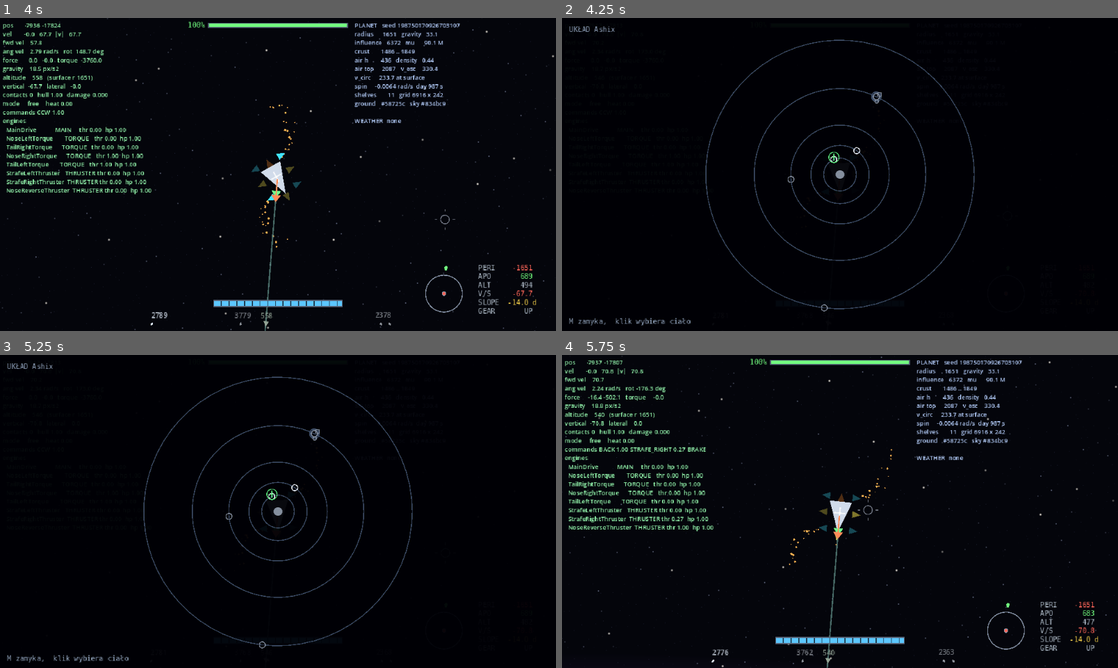
Above: before the commit, frames 1-4 (two rows, left to right).
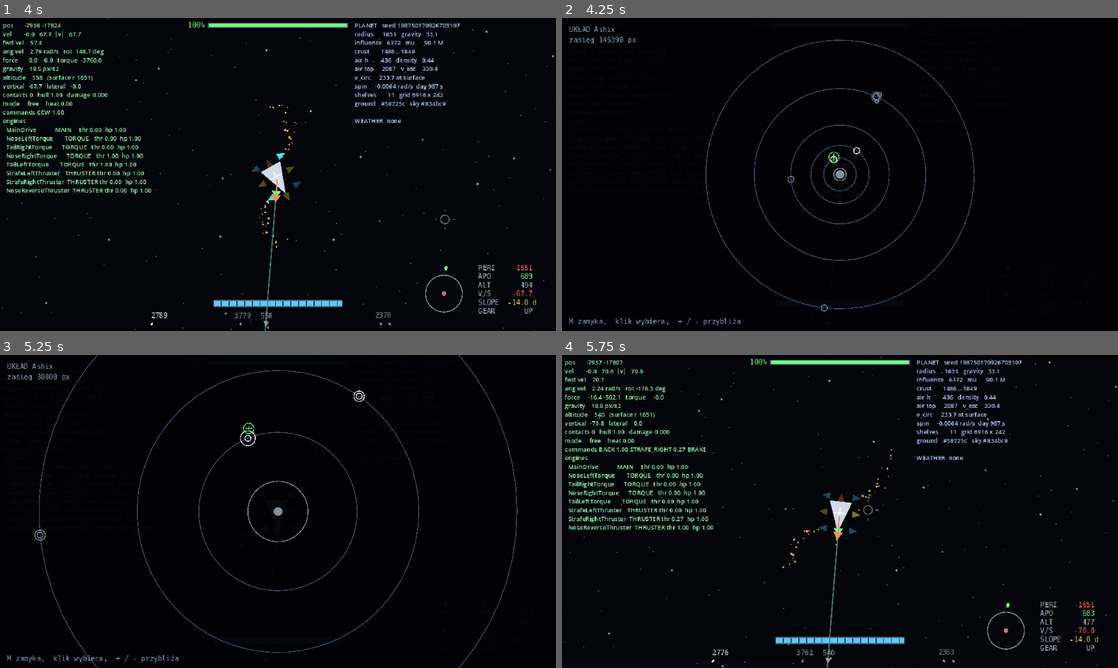
Above: after the commit, the same moments.

Repository: wroniasty/stardust
Game: Godot game, scene res://scenes/world.tscn
Two runs of this game, one before a commit and one after it. Both use one fixed random seed, a clock stepped at 60 frames per second and the inputs below.
Inputs (mouse positions are in pixels of both pictures, inside the frame that each line leads up to):
- Up to frame 1 (4 s): tap Enter (ui_accept) at 0.5, 0.77, 1.07 s; move the mouse to (400, 158) at 0.52 s; hold D (rotate_right) 0.53-1.25 s; hold = (camera_zoom_in) 0.53-1.25 s; click (400, 158) at 0.67 s; tap - (camera_zoom_out) at 0.8 s; drag from (166, 190) to (250, 237) at 1.27 s; move the mouse to (333, 105) at 2.02 s; hold D (rotate_right) 2.03-2.75 s; hold Enter (ui_accept) 2.03-2.75 s; tap = (camera_zoom_in) at 2.3 s; drag from (250, 237) to (111, 127) at 2.77 s; move the mouse to (444, 221) at 3.52 s; hold A (rotate_left) from 3.53 s (still down); hold Enter (ui_accept) from 3.53 s (still down); tap Left (camera_rotate_left) at 3.6 s
- Up to frame 2 (4.25 s): keep holding A (rotate_left); keep holding Enter (ui_accept); tap M (toggle_map) at 4.15 s
- Up to frame 3 (5.25 s): release A (rotate_left) at 4.25 s; release Enter (ui_accept) at 4.25 s; drag from (111, 464) to (194, 433) at 4.27 s; tap Enter (ui_accept) at 5 s; move the mouse to (305, 511) at 5.02 s; hold Z (brake) from 5.03 s (still down); hold = (camera_zoom_in) from 5.03 s (still down); click (305, 511) at 5.17 s
- Up to frame 4 (5.75 s): keep holding Z (brake); keep holding = (camera_zoom_in); tap - (camera_zoom_out) at 5.3 s; tap Escape (ui_cancel) at 5.65 s

Frame 1 is identical in both runs. In frame 2, 0.2% of the frame differs, in the area x 1-52%, y 6-99%; in frame 3, 3.3%, in the area x 1-94%, y 0-100%; in frame 4, nothing differs.

Commit message:
The map zooms, and Enter takes you there
Zoom is a reach in world pixels, not a magnification, and that is the
second attempt. A ladder of powers of four was written first and the
screenshot killed it: systems run from 41k to 302k pixels across, so the
same multiplier is a different view in every one of them -- x64 put a
moon half a screen off the edge because it landed on a system wider than
the one I had in mind. A reach means the same thing everywhere. The rungs
are the whole system, 30000, 7500 and 2000 px, and 7500 is "this planet
and its moons" in any system the generator can build.

Magnifying happens about whatever was picked, because about the star the
first step pushes the thing you just clicked off the edge. And a body
gets its real surface circle as soon as that is bigger than the marker
standing in for it: at system scale a planet is a tenth of a pixel and
the marker is all there is, at 7500 px it is the thing you are looking
at.

Enter teleports to the picked body, and the hints say (dev) because that
is what it is -- the same class of thing as the configurator's teleport
between landing shelves. Until M4 there is no crossing a system except by
flying it, and testing a streaming manager that way is testing it once an
hour. The destination is built synchronously through force_awake, which
is exactly the case that method exists for, and the ship arrives in a
circular orbit on the side it was already on so a teleport does not also
quietly turn the pilot around. Flown: 79269 px away to a 1577 px orbit,
state ORBIT.

That turned up a stale reference worth fixing. World.planet was whichever
planet was built at startup, which was fine while there was only ever
one; with bodies streaming in and out it means the configurator edits a
planet the pilot has left and a crater goes into the wrong world. The
world follows the nearest live globe now and rebinds the configurator to
it.

725 assertions, no errors.

Co-Authored-By: Claude Opus 5 <noreply@anthropic.com>

Diff:
--- a/scripts/system_map.gd
+++ b/scripts/system_map.gd
@@ -54,6 +54,20 @@
 ## How close a click has to land to pick a body, in screen pixels.
 const PICK_RADIUS: float = 9.0
 
+## How far the map reaches, in world pixels from its middle. Zero is the
+## whole system.
+##
+## Spans rather than magnifications, and that is the second attempt. A
+## ladder of multipliers was tried first and is wrong for a reason worth
+## keeping: systems run from 41k to 302k pixels across, so the same
+## multiplier is a different view in every one of them, and x64 put a
+## moon comfortably on screen in a wide system and half a screen off it
+## in a narrow one. A reach in pixels means the same thing everywhere --
+## 7500 is "this planet and its moons" in any system there is.
+const ZOOM_REACH: Array[float] = [0.0, 30000.0, 7500.0, 2000.0]
+
+signal teleport_requested(body: SystemBody)
+
 var _system: StarSystem = null
 var _ship: Node2D = null
 
@@ -65,6 +79,10 @@
 var _canvas: Control = null
 var _panel: Control = null
 var _picked: SystemBody = null
+
+## Index into ZOOM_LEVELS. Kept across openings: it is a setting, not a
+## state of the flight.
+var _zoom: int = 0
 
 func _ready() -> void:
 	layer = 21
@@ -109,7 +127,23 @@
 	if event.is_action_pressed(&"toggle_map"):
 		toggle()
 		get_viewport().set_input_as_handled()
-	elif is_open() and event.is_action_pressed(&"ui_cancel"):
+	elif not is_open():
+		return
+	elif event.is_action_pressed(&"ui_cancel"):
+		close()
+		get_viewport().set_input_as_handled()
+	elif event.is_action_pressed(&"camera_zoom_in"):
+		set_zoom_level(_zoom + 1)
+		get_viewport().set_input_as_handled()
+	elif event.is_action_pressed(&"camera_zoom_out"):
+		set_zoom_level(_zoom - 1)
+		get_viewport().set_input_as_handled()
+	elif event.is_action_pressed(&"ui_accept") and _picked != null:
+		# A dev convenience, like the planet configurator's teleport, and
+		# marked as one in the hints. Until M4 there is no way to cross a
+		# system that is not flying it, and testing a streaming manager by
+		# flying to each planet is testing it once an hour.
+		teleport_requested.emit(_picked)
 		close()
 		get_viewport().set_input_as_handled()
 
@@ -152,6 +186,17 @@
 	return _picked
 
 
+## Clamped rather than wrapped: running off the end of the ladder should
+## stop, not jump to the other extreme.
+func set_zoom_level(level: int) -> void:
+	_zoom = clampi(level, 0, ZOOM_REACH.size() - 1)
+	_canvas.queue_redraw()
+
+
+func zoom_level() -> int:
+	return _zoom
+
+
 ## Pixels of world per pixel of map, and where the star sits. A function of
 ## the system and the viewport only, so a click resolves without waiting
 ## for a frame to have been drawn -- the same reason the ship editor works
@@ -159,10 +204,17 @@
 func layout(view: Vector2) -> Dictionary:
 	var room: float = minf(view.x, view.y) * 0.5 - PAD * 3.0
 	var reach: float = _system.outer_radius() if _system != null else 1.0
+	if ZOOM_REACH[_zoom] > 0.0:
+		reach = ZOOM_REACH[_zoom]
 	return {
 		"centre": view * 0.5,
 		"scale": room / maxf(reach, 1.0),
+		"reach": reach,
 		"turn": -_view_rotation(),
+		# Magnifying about the star would push everything worth looking at
+		# off the edge at the first step. What a pilot zooms in on is the
+		# thing they just clicked, so that is what the middle is.
+		"focus": Vector2.ZERO if _picked == null else _position_of(_picked),
 	}
 
 
@@ -186,7 +238,8 @@
 
 
 func to_map(point: Vector2, plan: Dictionary) -> Vector2:
-	return Vector2(plan["centre"]) + point.rotated(float(plan["turn"])) * float(plan["scale"])
+	var from_focus: Vector2 = point - Vector2(plan["focus"])
+	return Vector2(plan["centre"]) + from_focus.rotated(float(plan["turn"])) * float(plan["scale"])
 
 
 func _process(_delta: float) -> void:
@@ -203,8 +256,17 @@
 	var plan: Dictionary = layout(view)
 
 	_text(font, Vector2(PAD, PAD + float(FONT_SIZE)), "UKŁAD %s" % _system.display_name, LABEL)
+	var hints: String = "M zamyka,  klik wybiera,  + / - przybliża"
+	if _picked != null:
+		hints += ",  Enter teleportuje (dev)"
+	_text(font, Vector2(PAD, view.y - PAD), hints, LABEL)
+	# Always, not only when zoomed: a map whose scale you have to infer is
+	# a map you cannot judge a distance on.
 	_text(
-		font, Vector2(PAD, view.y - PAD), "M zamyka,  klik wybiera ciało", LABEL
+		font,
+		Vector2(PAD, PAD + float(FONT_SIZE) * 2.5),
+		"zasięg %.0f px" % float(plan["reach"]),
+		LABEL,
 	)
 
 	# Orbits first, so no marker is drawn under a line.
@@ -223,7 +285,7 @@
 			)
 
 	for body: SystemBody in _system.bodies:
-		_draw_body(body, to_map(_position_of(body), plan))
+		_draw_body(body, to_map(_position_of(body), plan), float(plan["scale"]))
 
 	if _ship != null and is_instance_valid(_ship):
 		_draw_ship(to_map(_ship.global_position, plan))
@@ -247,10 +309,18 @@
 	return _manager.node_for(body) != null
 
 
-func _draw_body(body: SystemBody, at: Vector2) -> void:
+func _draw_body(body: SystemBody, at: Vector2, scale: float) -> void:
 	var colour: Color = LIVE if _is_live(body) else MODELLED
 	if body == _picked:
 		colour = PICK
+
+	# The body's real size, once the map is close enough for it to be
+	# bigger than the marker standing in for it. At system scale a planet
+	# is a tenth of a pixel and the marker is all there is; zoomed to a
+	# planet and its moons it is the thing you are looking at.
+	var surface: float = body.radius * scale
+	if surface > PLANET_SIZE + 1.0:
+		_canvas.draw_arc(at, surface, 0.0, TAU, 32, colour, 1.0)
 
 	match body.kind:
 		SystemBody.Kind.STAR:
--- a/scripts/world.gd
+++ b/scripts/world.gd
@@ -111,6 +111,7 @@
 	_map.bind(
 		Galaxy.system(SYSTEM_INDEX), (player as Player).ship, StreamingManager
 	)
+	_map.teleport_requested.connect(_on_map_teleport)
 
 
 func _build_editor() -> void:
@@ -276,6 +277,10 @@
 const LANDING_CLEARANCE: float = 22.0
 
 
+func _process(_delta: float) -> void:
+	_follow_planet()
+
+
 func _unhandled_input(event: InputEvent) -> void:
 	var ship: Ship = (player as Player).ship
 
@@ -301,6 +306,13 @@
 			print("debug: %s health set to %.2f" % [mount_name, engine.health])
 			return
 	print("debug: no mount called %s" % mount_name)
+
+
+## Where a teleport puts the ship, as a multiple of the planet's radius
+## above its terrain ceiling, and as a multiple of a bodiless thing's own
+## radius. High enough to be in a stable orbit rather than in the air.
+const ARRIVAL_CLEARANCE: float = 0.8
+const ARRIVAL_RATIO: float = 3.0
 
 
 ## Which system this world is a visit to. One, for now: laying systems out
@@ -334,6 +346,60 @@
 	crate.touched.connect(_on_crate_touched)
 
 
+## Puts the ship in orbit around whatever was picked on the map.
+##
+## A dev convenience, the same kind as the configurator's teleport between
+## landing shelves: until M4 there is no crossing a system except by
+## flying it, and testing the streaming manager that way is testing it
+## once an hour.
+##
+## Built before placed, and not queued: the ship cannot be put in orbit
+## around a planet that is three frames away from existing, which is
+## exactly what `force_awake` is for.
+func _on_map_teleport(body: SystemBody) -> void:
+	var ship: Ship = (player as Player).ship
+	if ship == null:
+		return
+	var node: Node2D = StreamingManager.force_awake(body)
+	var centre: Vector2 = StreamingManager.position_of(body)
+	# Arrive on the side the ship was already on, so a teleport does not
+	# also silently turn the pilot around.
+	var up: Vector2 = (ship.global_position - centre).normalized()
+	if up.is_zero_approx():
+		up = Vector2.UP
+
+	var arrival: Planet = node as Planet
+	if arrival == null:
+		# A star or a station: nothing to orbit yet, so simply stand off it.
+		ship.respawn(centre + up * body.radius * ARRIVAL_RATIO, Vector2.ZERO)
+		return
+	var radius: float = arrival.terrain_ceiling() + arrival.surface_radius * ARRIVAL_CLEARANCE
+	ship.respawn(
+		arrival.global_position + up * radius,
+		up.orthogonal() * arrival.circular_orbit_speed(radius),
+	)
+	_follow_planet()
+	print("teleported to %s" % body.display_name)
+
+
+## Keeps the world's idea of "the planet" on the one the ship is at.
+##
+## It used to be whichever planet the world built at startup, which was
+## fine while there was only ever one. With bodies streaming in and out,
+## a stale reference means the configurator edits a planet the pilot left
+## and a crater goes into the wrong world.
+func _follow_planet() -> void:
+	var ship: Ship = (player as Player).ship
+	if ship == null:
+		return
+	var here: Planet = Planet.nearest(get_tree(), ship.global_position)
+	if here == null or here == planet:
+		return
+	planet = here
+	if _configurator != null:
+		_configurator.bind(planet)
+
+
 func _place_ship() -> void:
 	var ship: Ship = (player as Player).ship
 	if ship == null or planet == null:
--- a/tools/smoke_test.gd
+++ b/tools/smoke_test.gd
@@ -1530,6 +1530,9 @@
 ## about a generator; the interesting failures are the lucky rolls.
 const SYSTEMS_SAMPLED: int = 300
 
+## The map's own margin, which its layout reserves on every side.
+const PAD_ON_MAP: float = 24.0
+
 ## How far from the origin `tools/distance_bench.gd` has actually measured
 ## the game behaving. Out to here the cost of distance is hundredths of a
 ## pixel in stored coordinates and under half a pixel of creep in ten
@@ -3928,6 +3931,44 @@
 		absf(on_map.length() - probe_point.length() * float(turned["scale"])) < 0.01,
 		"and turning it does not change how far away anything looks",
 	)
+	# Zoom is a reach in the world, not a magnification. The ladder has to
+	# clamp, and each rung has to put a body at that reach on the rim.
+	map.set_zoom_level(-3)
+	_expect(map.zoom_level() == 0, "zooming out past the end stops at the whole system")
+	map.set_zoom_level(99)
+	var closest: int = SystemMap.ZOOM_REACH.size() - 1
+	_expect(map.zoom_level() == closest, "and in past the end stops at the closest rung")
+
+	for rung: int in range(1, SystemMap.ZOOM_REACH.size()):
+		map.set_zoom_level(rung)
+		var near: Dictionary = map.layout(view)
+		var reach: float = SystemMap.ZOOM_REACH[rung]
+		var edge: Vector2 = map.to_map(Vector2(reach, 0.0) + Vector2(near["focus"]), near)
+		_expect(
+			absf((edge - view * 0.5).length() - minf(view.x, view.y) * 0.5 + PAD_ON_MAP) < 1.0,
+			"at reach %.0f px, something that far out lands on the rim" % reach,
+		)
+	map.set_zoom_level(0)
+
+	# Magnifying about the star would push what was just clicked off the
+	# edge at the first step, so the middle is whatever is picked.
+	map.click_at(map.to_map(target.position_at(0.0), map.layout(view)))
+	map.set_zoom_level(2)
+	_expect(
+		map.to_map(target.position_at(0.0), map.layout(view)).distance_to(view * 0.5) < 0.01,
+		"zoom is about the body you picked, which ends up in the middle",
+	)
+	map.set_zoom_level(0)
+
+	# The teleport is a dev convenience and carries what was picked.
+	var asked: Array[SystemBody] = []
+	map.teleport_requested.connect(func(body: SystemBody) -> void: asked.append(body))
+	map.teleport_requested.emit(map.picked())
+	_expect(
+		asked.size() == 1 and asked[0] == target,
+		"asking to teleport says which body was meant",
+	)
+
 	# It is a panel, so it holds the pause, and it lets go.
 	map.toggle()
 	_expect(map.is_open() and PauseGate.held(), "opening the map stops the world")
Not shown, changed: IDEAS.md
Not shown, changed: PLAN.md
